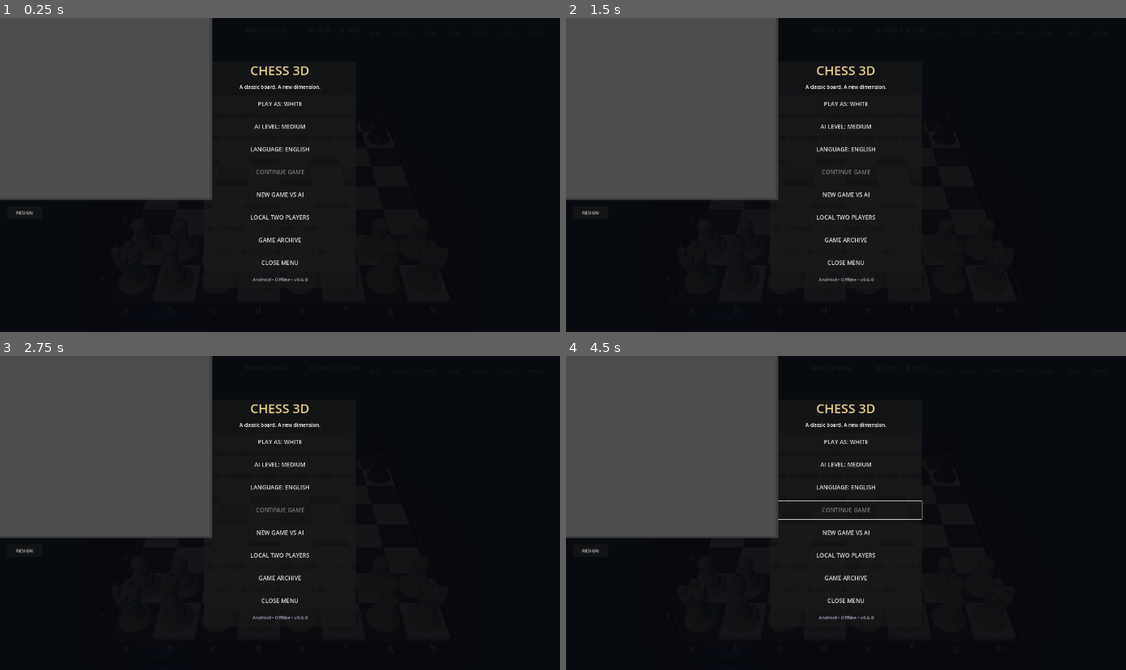
Above: before the commit, frames 1-4 (two rows, left to right).
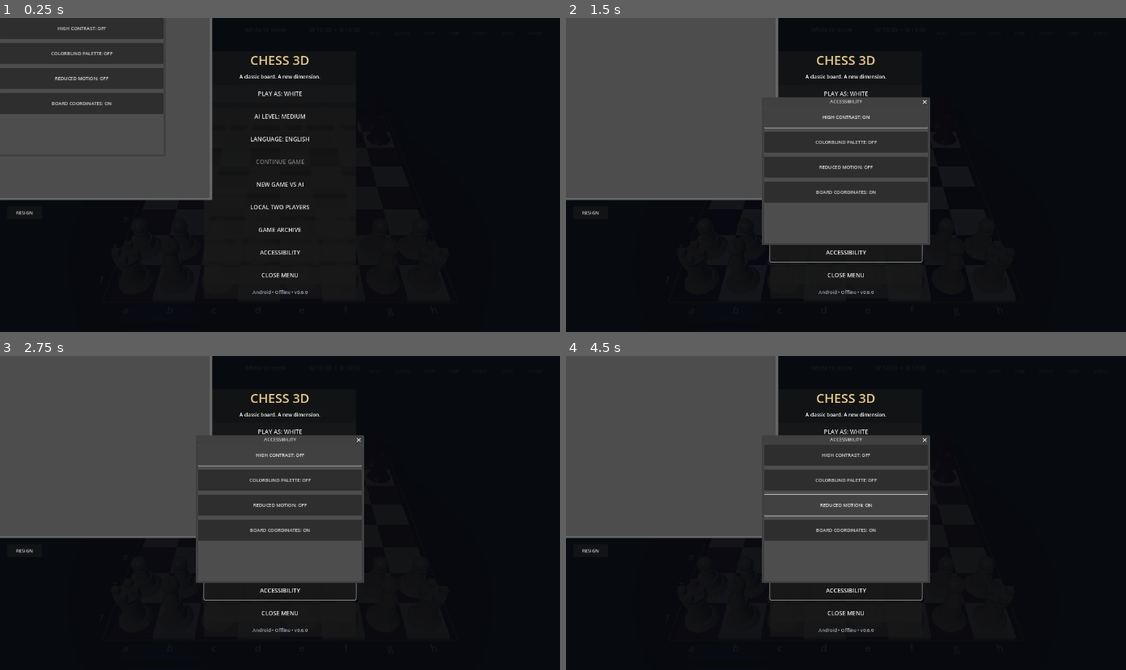
Above: after the commit, the same moments.

Repository: redxbox/chess-3d
Game: Godot game, scene res://src/main/main.tscn
The game is run twice, just before and just after one commit, with the same random seed, the same clock (stepped at 60 frames per second) and the same inputs.
Inputs (mouse positions are in pixels of both pictures, inside the frame that each line leads up to):
- Up to frame 1 (0.25 s): no input
- Up to frame 2 (1.5 s): click (846, 253) at 0.5 s, where only the run after the commit has a clickable "ACCESSIBILITY"; click (846, 118) at 1.25 s, where only the run after the commit has a clickable "HIGH CONTRAST: OFF"
- Up to frame 3 (2.75 s): click (280, 456) at 2 s, where only the run after the commit has a clickable "HIGH CONTRAST: ON"
- Up to frame 4 (4.5 s): click (846, 481) at 2.75 s, where only the run after the commit has a clickable "COLORBLIND PALETTE: OFF"; click (846, 481) at 3.5 s, where only the run after the commit has a clickable "COLORBLIND PALETTE: ON"; click (846, 503) at 4.25 s, where only the run after the commit has a clickable "REDUCED MOTION: OFF"

The runs differ from the first frame. In frame 1, 10% of the frame differs, in the area x 0-58%, y 0-88%; in frame 2, 12%, in the area x 0-66%, y 0-88%; in frame 3, 12%; in frame 4, 11%.

Commit message:
Add accessibility settings and reduced motion mode
Co-authored-by: arena-agent <297053741+arena-agent@users.noreply.github.com>

Diff:
--- a/src/main/main.gd
+++ b/src/main/main.gd
@@ -25,7 +25,10 @@
 var pieces_root := Node3D.new()
 var highlights_root := Node3D.new()
 var decor_root := Node3D.new()
+var coordinates_root := Node3D.new()
 var _mesh_cache: Dictionary = {}
+var _board_light_material: StandardMaterial3D
+var _board_dark_material: StandardMaterial3D
 var selected := Vector2i(-1, -1)
 var selected_moves: Array[Dictionary] = []
 var last_move: Dictionary = {}
@@ -50,6 +53,10 @@
 var _fps_accumulator := 0.0
 var _fps_label: Label
 var capture_effects_enabled := true
+var high_contrast_enabled := false
+var reduced_motion_enabled := false
+var coordinates_enabled := true
+var colorblind_enabled := false
 var sound_enabled := true
 var sound_volume := 0.75
 var music_enabled := true
@@ -77,6 +84,8 @@
 var _resign_dialog: ConfirmationDialog
 var _archive_window: Window
 var _archive_list: VBoxContainer
+var _accessibility_window: Window
+var _accessibility_buttons: Dictionary = {}
 var _archived_current_game := false
 var _has_resumable_game := false
 var clock_enabled := true
@@ -89,7 +98,9 @@
 func _ready() -> void:
 	_setup_environment()
 	decor_root.name = "EnvironmentDetails"
+	coordinates_root.name = "BoardCoordinates"
 	board.add_child(decor_root)
+	board.add_child(coordinates_root)
 	_create_board()
 	pieces_root.name = "Pieces"
 	highlights_root.name = "Highlights"
@@ -102,6 +113,7 @@
 	_create_ui()
 	_create_audio()
 	_apply_graphics_quality()
+	_apply_accessibility()
 	get_viewport().size_changed.connect(_apply_safe_area)
 	_apply_safe_area()
 	_update_status()
@@ -153,8 +165,10 @@
 
 
 func _create_board() -> void:
-	var light_material := _material(Color("d7c4a2"), 0.42, 0.0)
-	var dark_material := _material(Color("4b2633"), 0.34, 0.1)
+	_board_light_material = _material(Color("d7c4a2"), 0.42, 0.0)
+	_board_dark_material = _material(Color("4b2633"), 0.34, 0.1)
+	var light_material := _board_light_material
+	var dark_material := _board_dark_material
 
 	for rank in BOARD_SIZE:
 		for file in BOARD_SIZE:
@@ -233,7 +247,7 @@
 			label.position = data[1]
 			label.rotation_degrees.x = -90.0
 			label.pixel_size = 0.005
-			board.add_child(label)
+			coordinates_root.add_child(label)
 
 
 func _create_room_details(wood: Material, gold: Material) -> void:
@@ -491,7 +505,7 @@
 	_menu_overlay.add_child(center)
 	center.set_anchors_and_offsets_preset(Control.PRESET_FULL_RECT)
 	var panel := PanelContainer.new()
-	panel.custom_minimum_size = Vector2(520, 780)
+	panel.custom_minimum_size = Vector2(520, 850)
 	center.add_child(panel)
 	var content := VBoxContainer.new()
 	content.add_theme_constant_override("separation", 16)
@@ -522,6 +536,7 @@
 	_local_start_button = _menu_button("LOCAL TWO PLAYERS", _start_local_game)
 	content.add_child(_local_start_button)
 	content.add_child(_menu_button("GAME ARCHIVE", _show_archive))
+	content.add_child(_menu_button("ACCESSIBILITY", _show_accessibility))
 	_close_menu_button = _menu_button("CLOSE MENU", _continue_game)
 	content.add_child(_close_menu_button)
 
@@ -587,6 +602,24 @@
 	_archive_list.add_theme_constant_override("separation", 10)
 	scroll.add_child(_archive_list)
 	$UI.add_child(_archive_window)
+
+	_accessibility_window = Window.new()
+	_accessibility_window.title = "ACCESSIBILITY"
+	_accessibility_window.size = Vector2i(560, 470)
+	_accessibility_window.process_mode = Node.PROCESS_MODE_WHEN_PAUSED
+	_accessibility_window.close_requested.connect(_accessibility_window.hide)
+	var accessibility_list := VBoxContainer.new()
+	accessibility_list.add_theme_constant_override("separation", 14)
+	_accessibility_window.add_child(accessibility_list)
+	accessibility_list.set_anchors_and_offsets_preset(Control.PRESET_FULL_RECT)
+	for setting in ["contrast", "colorblind", "motion", "coordinates"]:
+		var button := Button.new()
+		button.custom_minimum_size = Vector2(500, 72)
+		button.pressed.connect(_toggle_accessibility.bind(setting))
+		accessibility_list.add_child(button)
+		_accessibility_buttons[setting] = button
+	$UI.add_child(_accessibility_window)
+	_update_accessibility_buttons()
 	_apply_language()
 
 
@@ -700,6 +733,39 @@
 	_game_over_dialog.popup_centered()
 	_play_sound("game_over")
 	_haptic(80)
+
+
+func _show_accessibility() -> void:
+	_update_accessibility_buttons()
+	_accessibility_window.popup_centered()
+
+
+func _toggle_accessibility(setting: String) -> void:
+	match setting:
+		"contrast": high_contrast_enabled = not high_contrast_enabled
+		"colorblind": colorblind_enabled = not colorblind_enabled
+		"motion": reduced_motion_enabled = not reduced_motion_enabled
+		"coordinates": coordinates_enabled = not coordinates_enabled
+	_apply_accessibility()
+	_update_accessibility_buttons()
+	_save_autosave()
+
+
+func _update_accessibility_buttons() -> void:
+	if _accessibility_buttons.is_empty(): return
+	_accessibility_buttons.contrast.text = "HIGH CONTRAST: " + ("ON" if high_contrast_enabled else "OFF")
+	_accessibility_buttons.colorblind.text = "COLORBLIND PALETTE: " + ("ON" if colorblind_enabled else "OFF")
+	_accessibility_buttons.motion.text = "REDUCED MOTION: " + ("ON" if reduced_motion_enabled else "OFF")
+	_accessibility_buttons.coordinates.text = "BOARD COORDINATES: " + ("ON" if coordinates_enabled else "OFF")
+
+
+func _apply_accessibility() -> void:
+	if is_instance_valid(_board_light_material):
+		_board_light_material.albedo_color = Color("f3ead8") if high_contrast_enabled else Color("d7c4a2")
+	if is_instance_valid(_board_dark_material):
+		_board_dark_material.albedo_color = Color("171b33") if colorblind_enabled else (Color("2a1730") if high_contrast_enabled else Color("4b2633"))
+	coordinates_root.visible = coordinates_enabled
+	_draw_highlights()
 
 
 func _show_archive() -> void:
@@ -976,18 +1042,21 @@
 	midpoint.y = 0.75
 	var tween := create_tween()
 	tween.set_trans(Tween.TRANS_QUAD).set_ease(Tween.EASE_IN_OUT)
-	tween.tween_property(moving_piece, "position", midpoint, 0.13)
-	tween.tween_property(moving_piece, "position", target, 0.15)
+	var first_duration := 0.01 if reduced_motion_enabled else 0.13
+	var second_duration := 0.01 if reduced_motion_enabled else 0.15
+	tween.tween_property(moving_piece, "position", midpoint, first_duration)
+	tween.tween_property(moving_piece, "position", target, second_duration)
 	if is_instance_valid(captured_piece):
 		_spawn_capture_effect(captured_piece.position, move.captured)
 		var capture_tween := create_tween().set_parallel(true)
-		capture_tween.tween_property(captured_piece, "scale", Vector3.ZERO, 0.2)
-		capture_tween.tween_property(captured_piece, "position:y", -0.25, 0.2)
+		var capture_duration := 0.01 if reduced_motion_enabled else 0.2
+		capture_tween.tween_property(captured_piece, "scale", Vector3.ZERO, capture_duration)
+		capture_tween.tween_property(captured_piece, "position:y", -0.25, capture_duration)
 	tween.finished.connect(finished)
 
 
 func _spawn_capture_effect(position: Vector3, captured_code: String) -> void:
-	if not capture_effects_enabled:
+	if not capture_effects_enabled or reduced_motion_enabled:
 		return
 	var particles := CPUParticles3D.new()
 	particles.amount = 14
@@ -1028,16 +1097,18 @@
 	if not last_move.is_empty():
 		_add_highlight(last_move.from, Color(0.22, 0.52, 0.9, 0.32), 0.44)
 		_add_highlight(last_move.to, Color(0.22, 0.52, 0.9, 0.48), 0.44)
+	var check_color := Color(1.0, 0.48, 0.05, 0.82) if colorblind_enabled else Color(0.95, 0.1, 0.12, 0.72)
+	var move_color := Color(0.05, 0.65, 1.0, 0.82) if colorblind_enabled else Color(0.2, 0.85, 0.55, 0.72)
 	if game.result == "" and game.is_in_check(game.turn):
 		var king_code := "K" if game.turn == ChessRules.WHITE else "k"
 		for rank in BOARD_SIZE:
 			for file in BOARD_SIZE:
 				if game.board[rank][file] == king_code:
-					_add_highlight(Vector2i(file, rank), Color(0.95, 0.1, 0.12, 0.72), 0.46)
+					_add_highlight(Vector2i(file, rank), check_color, 0.46)
 	if selected.x >= 0:
-		_add_highlight(selected, Color(0.95, 0.72, 0.18, 0.62), 0.47)
+		_add_highlight(selected, Color(1.0, 0.72, 0.05, 0.78 if high_contrast_enabled else 0.62), 0.47)
 	for move in selected_moves:
-		_add_highlight(move.to, Color(0.2, 0.85, 0.55, 0.72), 0.18 if move.captured == "" else 0.38)
+		_add_highlight(move.to, move_color, 0.18 if move.captured == "" else 0.38)
 
 
 func _add_highlight(square: Vector2i, color: Color, radius: float) -> void:
@@ -1283,6 +1354,10 @@
 		"sound_volume": sound_volume,
 		"music_enabled": music_enabled,
 		"music_volume": music_volume,
+		"high_contrast": high_contrast_enabled,
+		"reduced_motion": reduced_motion_enabled,
+		"coordinates": coordinates_enabled,
+		"colorblind": colorblind_enabled,
 		"camera_yaw": camera_rig.rotation.y,
 		"camera_distance": camera.position.length(),
 		"play_vs_ai": play_vs_ai,
@@ -1326,6 +1401,10 @@
 	sound_volume = clampf(float(parsed.get("sound_volume", 0.75)), 0.0, 1.0)
 	music_enabled = bool(parsed.get("music_enabled", true))
 	music_volume = clampf(float(parsed.get("music_volume", 0.28)), 0.0, 1.0)
+	high_contrast_enabled = bool(parsed.get("high_contrast", false))
+	reduced_motion_enabled = bool(parsed.get("reduced_motion", false))
+	coordinates_enabled = bool(parsed.get("coordinates", true))
+	colorblind_enabled = bool(parsed.get("colorblind", false))
 	camera_rig.rotation.y = float(parsed.get("camera_yaw", 0.0))
 	_set_camera_distance(float(parsed.get("camera_distance", camera.position.length())))
 	play_vs_ai = bool(parsed.get("play_vs_ai", true))
@@ -1494,14 +1573,15 @@
 	var target_yaw := 0.0 if game.turn == ChessRules.WHITE else PI
 	var tween := create_tween()
 	tween.set_trans(Tween.TRANS_CUBIC).set_ease(Tween.EASE_IN_OUT)
-	tween.tween_property(camera_rig, "rotation:y", target_yaw, 0.55)
+	tween.tween_property(camera_rig, "rotation:y", target_yaw, 0.01 if reduced_motion_enabled else 0.55)
 
 
 func _reset_camera() -> void:
 	var tween := create_tween().set_parallel(true)
 	tween.set_trans(Tween.TRANS_CUBIC).set_ease(Tween.EASE_OUT)
-	tween.tween_property(camera_rig, "rotation:y", 0.0, 0.35)
-	tween.tween_property(camera, "position", Vector3(0, 8.5, 9.5), 0.35)
+	var duration := 0.01 if reduced_motion_enabled else 0.35
+	tween.tween_property(camera_rig, "rotation:y", 0.0, duration)
+	tween.tween_property(camera, "position", Vector3(0, 8.5, 9.5), duration)
 	_haptic(20)
 
 
Not shown, changed: export_presets.cfg
Not shown, changed: .github/workflows/ci.yml
Not shown, changed: ROADMAP.md
